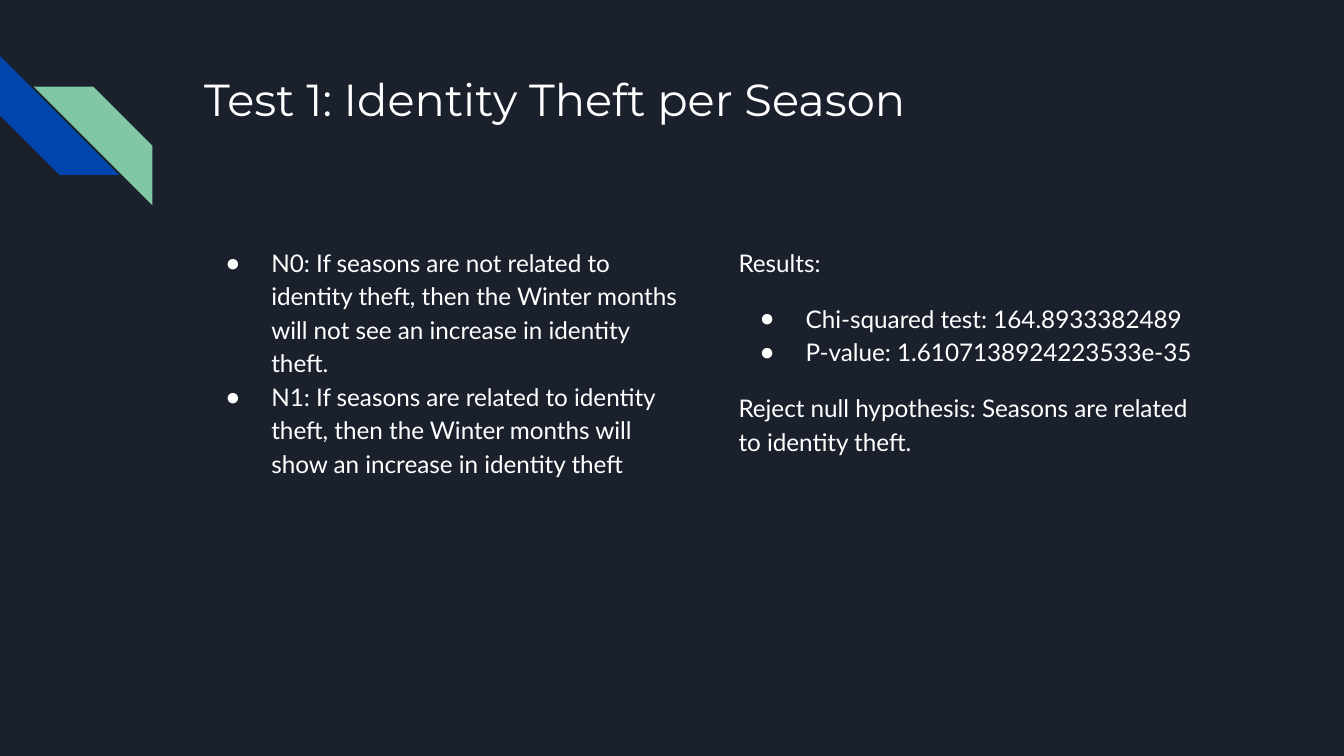
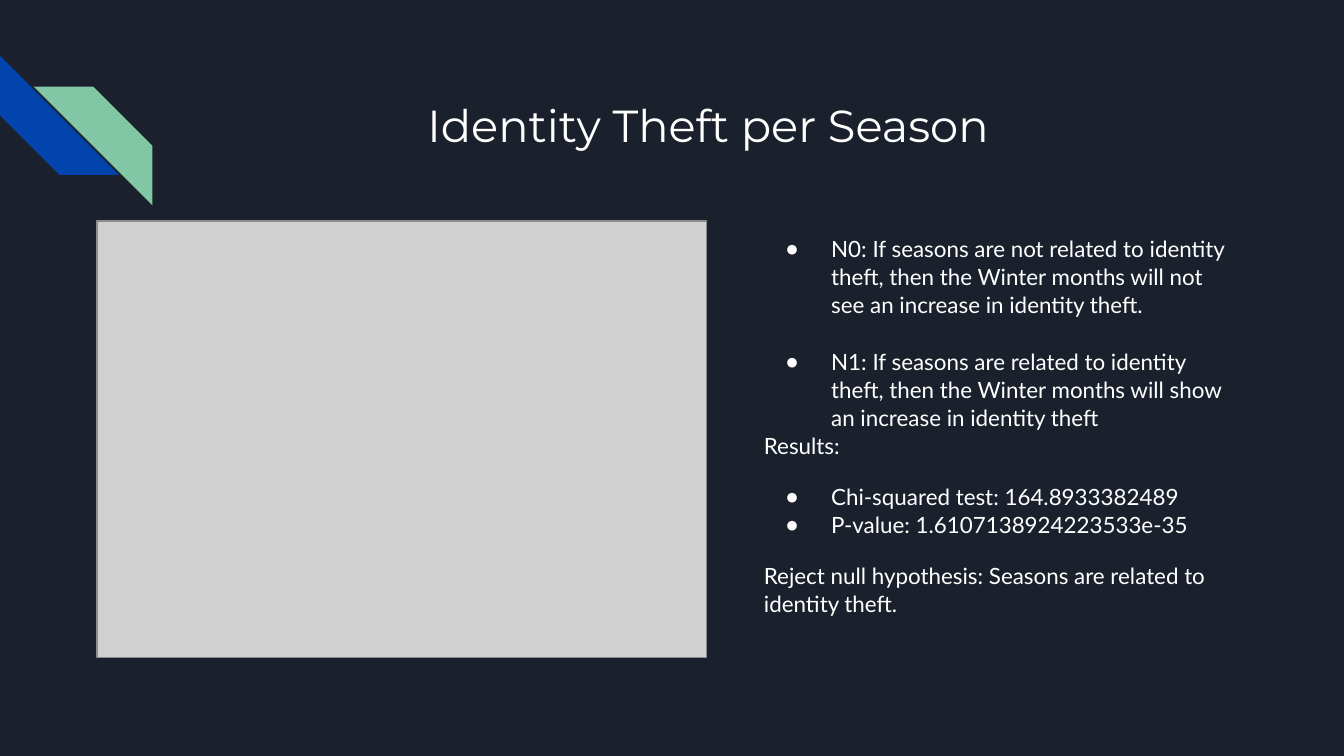
Before and after one commit to oddtexan/Project-1, a slide deck: slide 17 of Project 1 Presentation Final.pptx (slide 18 before the commit). Drawn at 1344x756 pixels with LibreOffice and Linux fonts; fonts in the diff are those of the drawing; grey boxes stand for pictures. Boxes give left, top, right and bottom in pixels: in the first picture for what was removed or moved away, otherwise in the second. Text is boxed around its words. In the diff, an @@ line names an element or a change of style, - is before the commit and + after.

```diff
--- a/Project 1 Presentation Final.pptx
+++ b/Project 1 Presentation Final.pptx
@@ title "Identity Theft per Season" at bbox=[427, 108, 989, 151]: vertical alignment top to middle @@
@@ title at bbox=[427, 108, 989, 151]: text changed @@
-Test 1: Identity Theft per Season
+Identity Theft per Season
@@ picture added at bbox=[97, 220, 706, 657] @@
@@ text "N0: If seasons are not ...": place and size @@
-text "N0: If seasons are not ..." at bbox=[739, 254, 1191, 455]
+text "N0: If seasons are not ..." at bbox=[764, 240, 1225, 616]
@@ text removed at bbox=[271, 254, 677, 477] @@
-● N0: If seasons are not related to identity theft, then the Winter months will not see an increase in identity theft.
-● N1: If seasons are related to identity theft, then the Winter months will show an increase in identity theft
@@ text at bbox=[831, 240, 1225, 430]: paragraphs added @@
+● N0: If seasons are not related to identity theft, then the Winter months will not see an increase in identity theft.
+● N1: If seasons are related to identity theft, then the Winter months will show an increase in identity theft
@@ text at bbox=[764, 437, 1205, 616]: size 13 to 12 pt in "Results:", "Chi-squared test: 164.8933382489", "P-value: 1.6107138924223533e-35", "Reject null hypothesis: Seasons are related to ..."; line spacing 1.15 to 1.05 @@
```
Also in this commit, not shown: 6 other slides changed, 1 other file.
